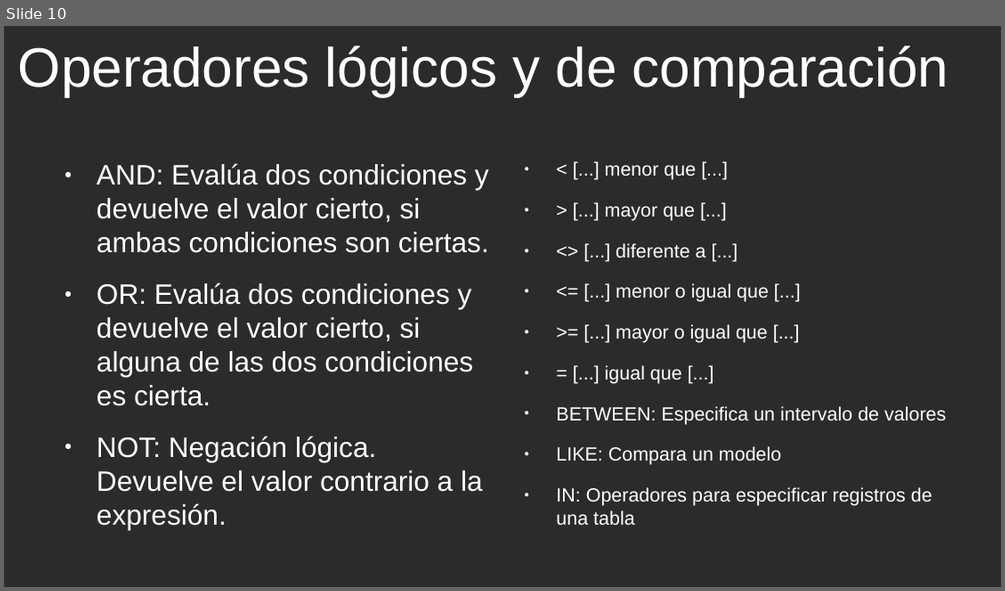
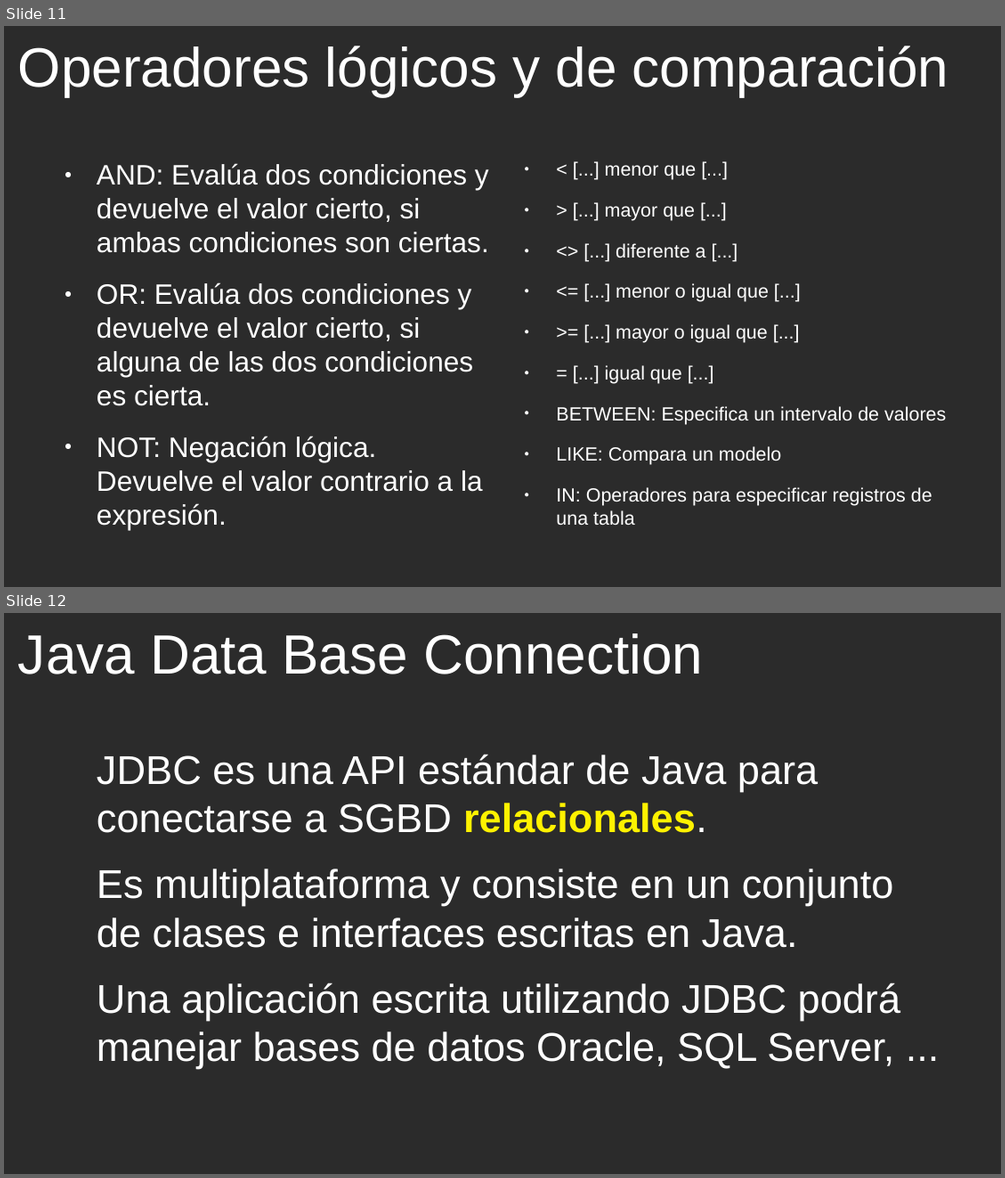
Before and after one commit to cmorenoruiz/ApuntesProgramacion, a slide deck: Unidad 13 Acceso a Bases de Datos/Acceso a BD Presentación para clase.odp. Shown one above the other, each under a label of ours: slide 10 before the commit, slides 11 and 12 after it. The pictures are 1005x591 and 1005x1178 pixels, drawn with LibreOffice and Linux fonts; fonts in the diff are those of the drawing; background and template pictures are left out; a plain dark background stands for a picture behind light text. Boxes give left, top, right and bottom in pixels: in the first picture for what was removed or moved away, otherwise in the second. Text is boxed around its words. In the diff, an @@ line names an element or a change of style, - is before the commit and + after.

Commit message:
Añadiendo diapositivas sobre JDBC, drivers y clases de JDBC

```diff
--- a/Unidad 13 Acceso a Bases de Datos/Acceso a BD Presentación para clase.odp
+++ b/Unidad 13 Acceso a Bases de Datos/Acceso a BD Presentación para clase.odp
@@ slide 12 added at bbox=[4, 613, 1001, 1174], background picture (left out) @@
@@ title added at bbox=[18, 633, 703, 674], 44 pt, text #FFFFFF @@
+Java Data Base Connection
@@ text added at bbox=[97, 754, 900, 1069], 32 pt, text #FFFFFF @@
+JDBC es una API estándar de Java para conectarse a SGBD relacionales.
+Es multiplataforma y consiste en un conjunto de clases e interfaces escritas en Java.
+Una aplicación escrita utilizando JDBC podrá manejar bases de datos Oracle, SQL Server, ...
@@ what was slide 10 is now slide 11 @@
```
Also in this commit, not shown: 4 slides changed, 13 other slides added, 1 slide removed.
